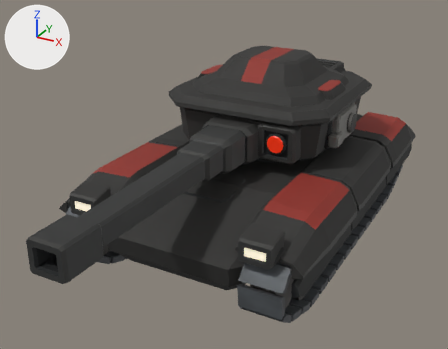
The glTF model assets/models/units/tank.glb, before and after one commit.
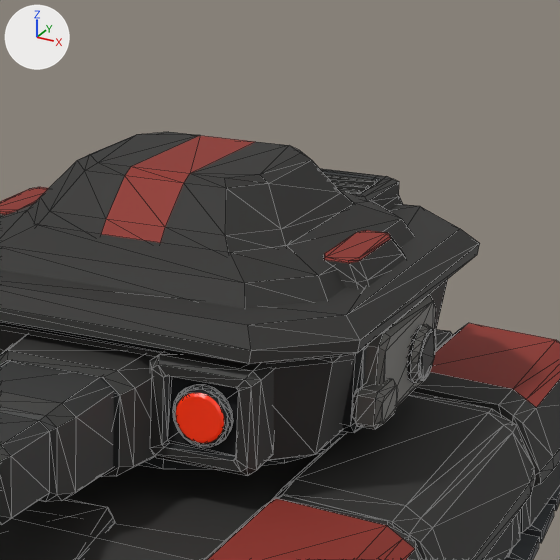
Each version appears first whole from a 50 mm lens placed at (5.85, -12.5, 7.28), pointed at (-0.11, -1.66, 1.85), and next in a close-up on the part from 46% to 89% of the width and 0% to 56% of the height. The lights are fixed; the arrows at upper left show +X, +Y and +Z. The first two pictures are the older version. The close-ups show mesh edges as thin lines. Where no turn or scale is listed for an object, it has been applied to the vertices.

Names of what the first close-up shows: 'Armored_visor', 'Barrel_Mount', 'Optical_recess', 'Service_housing', 'Skirt_L_Front', 'Skirt_L_Middle', 'Skirt_L_Rear', 'Tank_Barrel', 'Tank_Hull', 'Tank_Turret', 'Turret_Hatch', 'Turret_shoulder_plates' and 7 more.
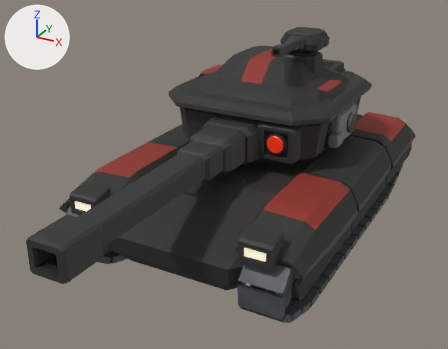
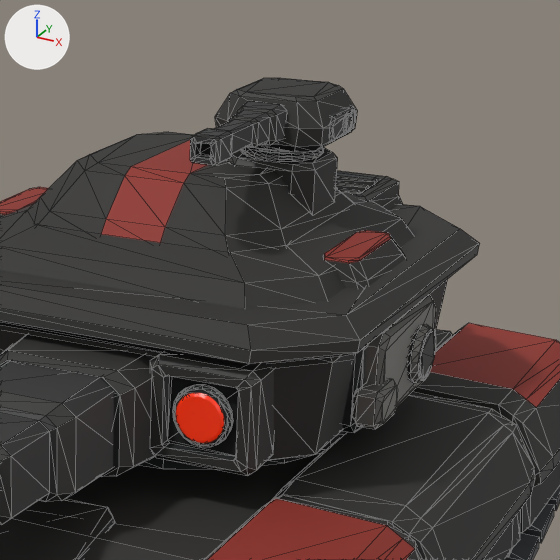
Changed parts and their boxes (x1, y1, x2, y2) in the close-ups (560 x 560 px):
```json
{"object": "Aux_Turret", "change": "added", "after": [215, 78, 358, 152], "faces in mat_bastion___graphite_enamel (dark grey #333230)": [215, 78, 358, 147], "faces in mat_bastion___iron_edge (dark grey #424240)": [231, 86, 352, 132], "faces in mat_bastion___recessed_steel (dark grey #2f3132)": [254, 105, 355, 152], "faces in mat_bastion___barrel_graphite (dark grey #3e3f3e)": [330, 106, 355, 143]}
{"object": "Aux_Bearing", "change": "added", "after": [226, 147, 338, 214], "faces in mat_bastion___graphite_enamel (dark grey #333230)": [232, 148, 338, 214], "faces in mat_bastion___iron_edge (dark grey #424240)": [226, 149, 337, 172], "faces in mat_bastion___rubber_and_gaskets (black #222426)": [243, 147, 324, 157], "faces in mat_bastion___recessed_steel (dark grey #2f3132)": [242, 152, 319, 162]}
{"object": "Aux_Barrel", "change": "added", "after": [190, 101, 288, 165], "faces in mat_bastion___barrel_graphite (dark grey #3e3f3e)": [190, 101, 287, 165], "faces in mat_bastion___iron_edge (dark grey #424240)": [191, 107, 277, 165], "faces in mat_bastion___cavity (black #141618)": [195, 143, 211, 159]}
```

Edits to the scene script, one JSON object a line:
```json
{"op": "add", "block": "me_aux_barrel", "code": ["me_aux_barrel = bpy.data.meshes.new('Aux_Barrel')", "me_aux_barrel.from_pydata(...)  # 96 vertices, 188 faces; spans x -0.184..0.184, y -1.52..-0.265, z 0.118..0.412", "# faces by material slot: [6, 16, 80, 64, 22]", "me_aux_barrel.materials.append(mat_bastion___recessed_steel)  # dark grey #2f3132", "me_aux_barrel.materials.append(mat_bastion___graphite_enamel)  # dark grey #333230", "me_aux_barrel.materials.append(mat_bastion___barrel_graphite)  # dark grey #3e3f3e", "me_aux_barrel.materials.append(mat_bastion___iron_edge)  # dark grey #424240", "me_aux_barrel.materials.append(mat_bastion___cavity)  # black #141618"]}
{"op": "add", "block": "me_aux_turret", "code": ["me_aux_turret = bpy.data.meshes.new('Aux_Turret')", "me_aux_turret.from_pydata(...)  # 180 vertices, 344 faces; spans x -0.442..0.481, y -0.431..0.537, z 0.0..0.46", "# faces by material slot: [18, 240, 38, 26, 22]", "me_aux_turret.materials.append(mat_bastion___rubber_and_gaskets)  # black #222426", "me_aux_turret.materials.append(mat_bastion___recessed_steel)  # dark grey #2f3132", "me_aux_turret.materials.append(mat_bastion___graphite_enamel)  # dark grey #333230", "me_aux_turret.materials.append(mat_bastion___iron_edge)  # dark grey #424240", "me_aux_turret.materials.append(mat_bastion___barrel_graphite)  # dark grey #3e3f3e"]}
{"op": "add", "block": "me_aux_bearing", "code": ["me_aux_bearing = bpy.data.meshes.new('Aux_Bearing')", "me_aux_bearing.from_pydata(...)  # 104 vertices, 200 faces; spans x 0.294..1.046, y -0.213..0.533, z 1.576..2.035", "# faces by material slot: [28, 56, 58, 58]", "me_aux_bearing.materials.append(mat_bastion___graphite_enamel)  # dark grey #333230", "me_aux_bearing.materials.append(mat_bastion___iron_edge)  # dark grey #424240", "me_aux_bearing.materials.append(mat_bastion___recessed_steel)  # dark grey #2f3132", "me_aux_bearing.materials.append(mat_bastion___rubber_and_gaskets)  # black #222426"]}
{"op": "add", "block": "ob_aux_barrel", "code": ["ob_aux_barrel = bpy.data.objects.new('Aux_Barrel', me_aux_barrel)", "ob_aux_barrel.location = (0.67, 0.66, 4.185)"]}
{"op": "add", "block": "ob_aux_turret", "code": ["ob_aux_turret = bpy.data.objects.new('Aux_Turret', me_aux_turret)", "ob_aux_turret.parent = ob_turret_hatch", "ob_aux_turret.location = (0.67, 0.16, 2.025)"]}
{"op": "add", "block": "ob_aux_bearing", "code": ["ob_aux_bearing = bpy.data.objects.new('Aux_Bearing', me_aux_bearing)", "ob_aux_bearing.location = (0.0, 0.5, 2.16)"]}
```
